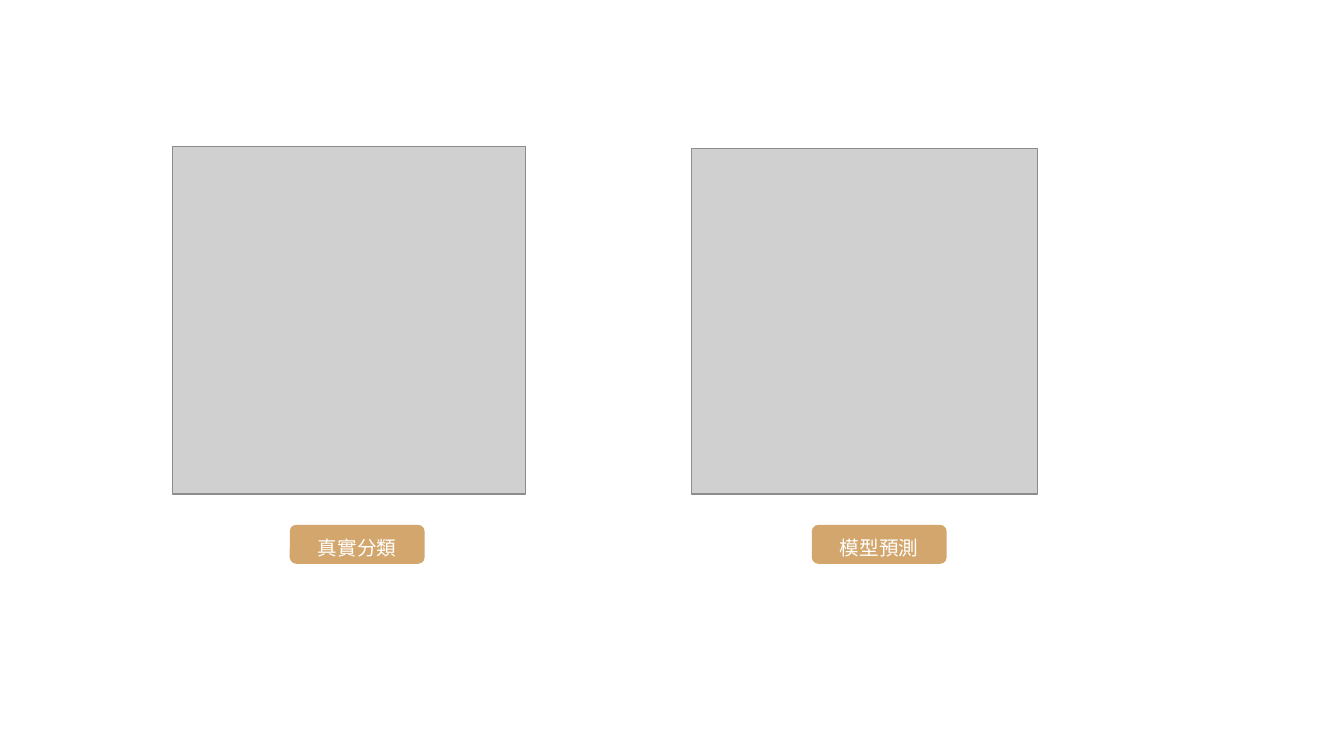
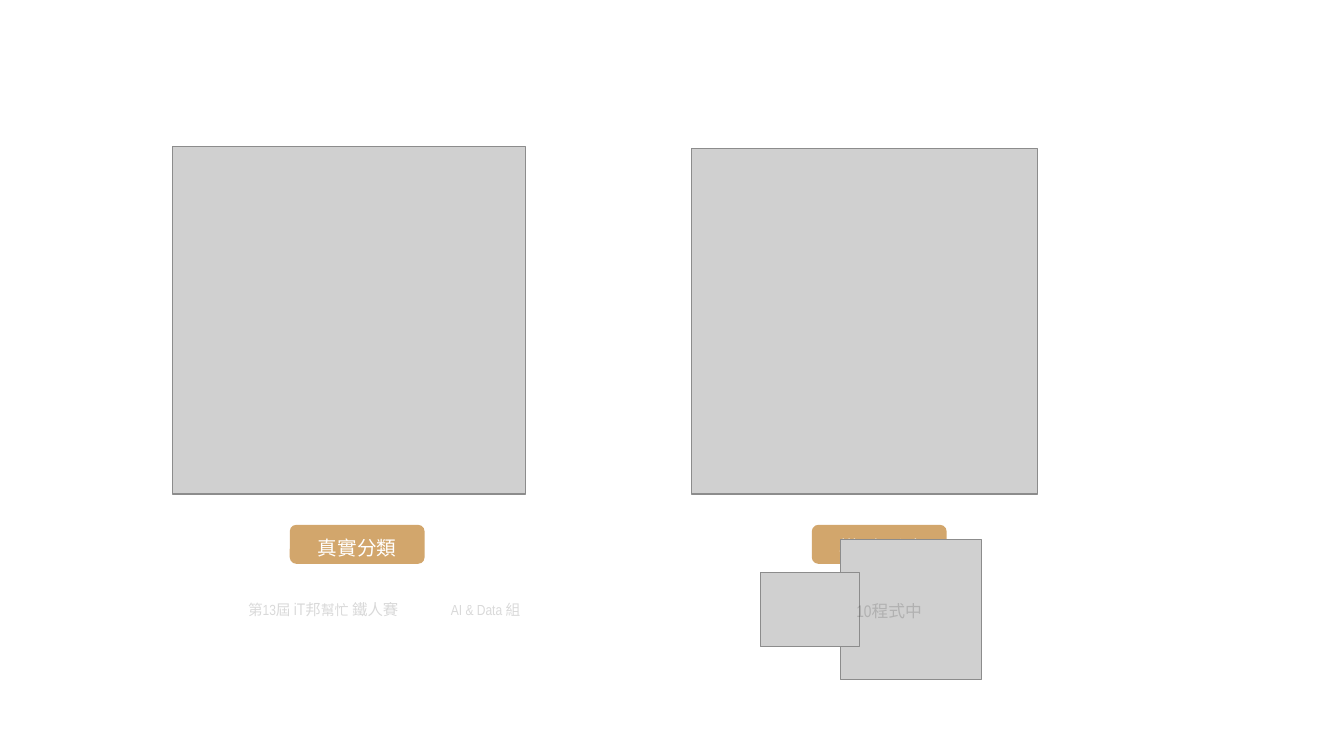
Before and after one commit to andy6804tw/andy6804tw.github.io, a slide deck: slide 3 of _posts/ithome/2021/14.隨機森林/14.隨機森林.pptx. Drawn at 1344x756 pixels with LibreOffice and Linux fonts; fonts in the diff are those of the drawing; grey boxes stand for pictures. Boxes give left, top, right and bottom in pixels: in the first picture for what was removed or moved away, otherwise in the second. Text is boxed around its words. In the diff, an @@ line names an element or a change of style, - is before the commit and + after.

```diff
--- a/_posts/ithome/2021/14.隨機森林/14.隨機森林.pptx
+++ b/_posts/ithome/2021/14.隨機森林/14.隨機森林.pptx
@@ group added at [248,539,981,680]: 3 texts, 2 pictures @@
+第13屆 iT邦幫忙 鐵人賽
+AI & Data 組
+10程式中
```
Also in this commit, not shown: 1 other slide changed, 2 slides added, 2 slides removed, 6 other files.
